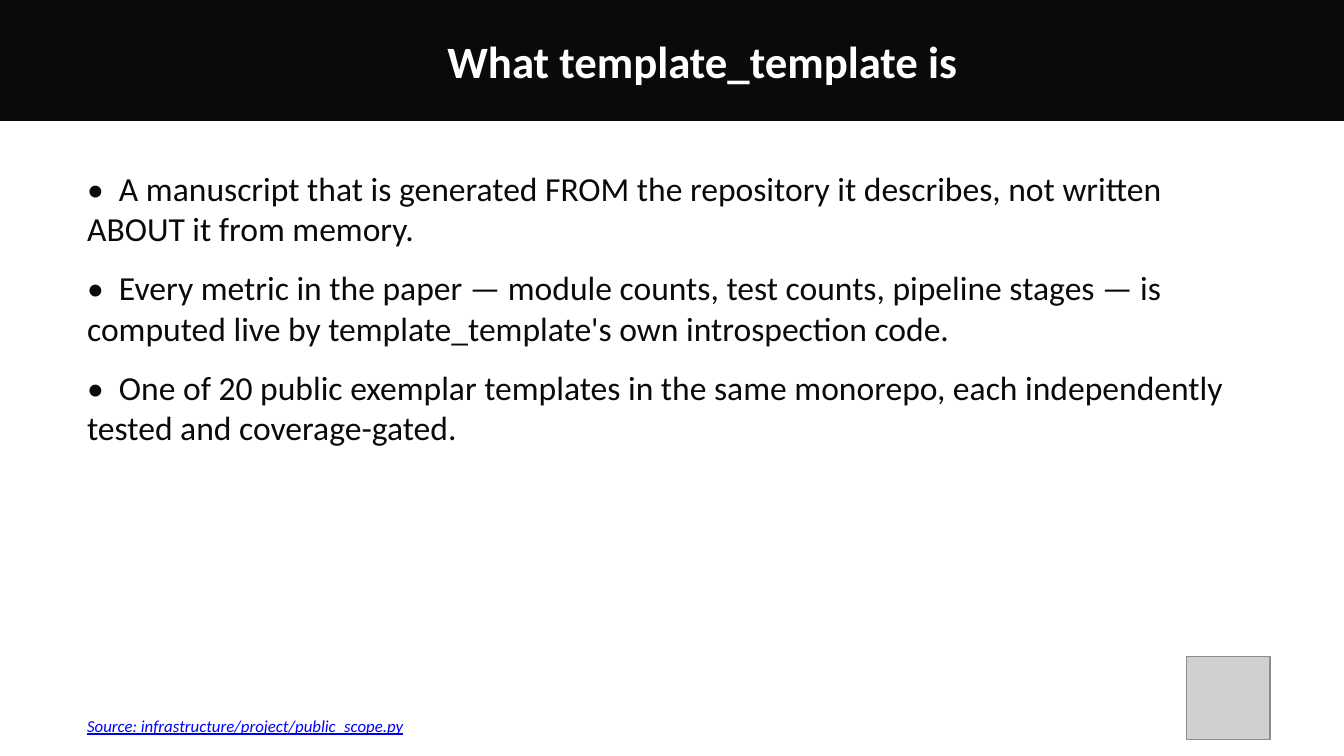
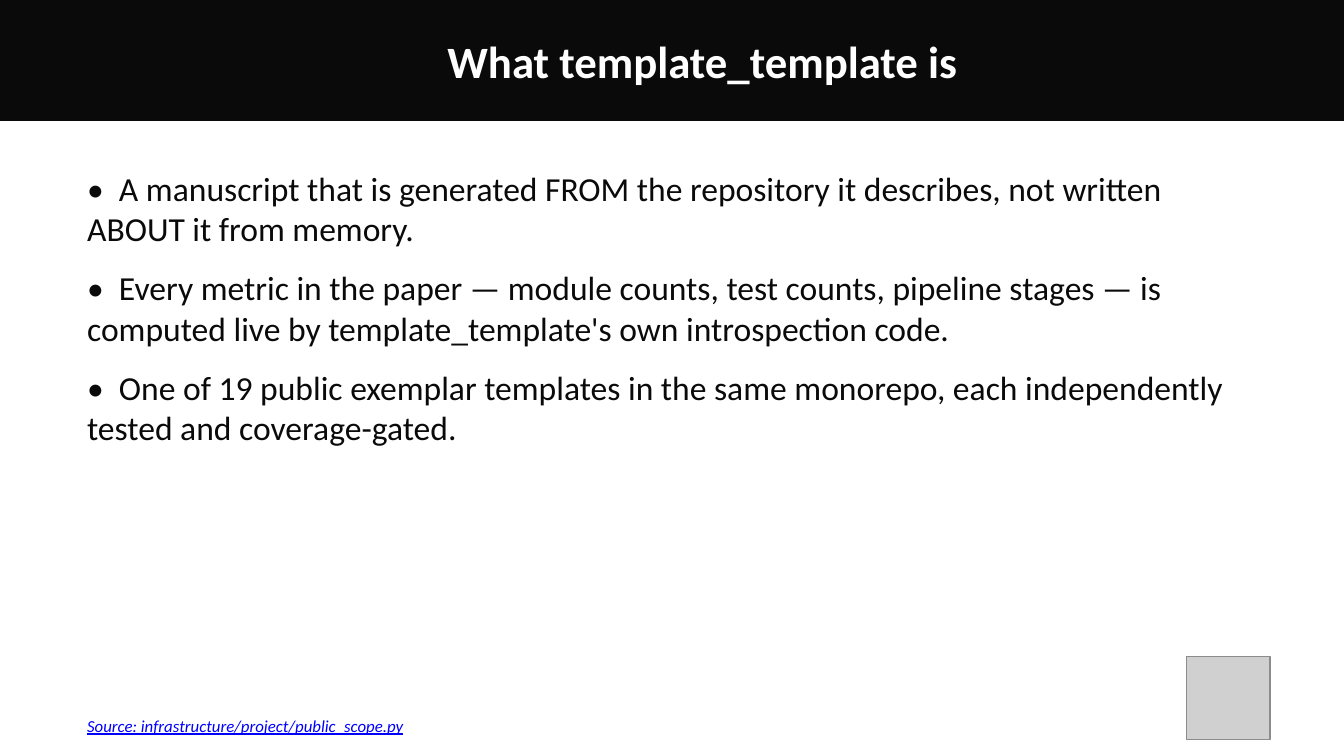
Before and after one commit to docxology/template-pitch-deck, a slide deck: slide 7 of output/pptx/template_template_pitch_long.pptx. Drawn at 1344x756 pixels with LibreOffice and Linux fonts; fonts in the diff are those of the drawing; grey boxes stand for pictures. Boxes give left, top, right and bottom in pixels: in the first picture for what was removed or moved away, otherwise in the second. Text is boxed around its words. In the diff, an @@ line names an element or a change of style, - is before the commit and + after.

Commit message:
v1.0.2: sync corrected 19-exemplar roster count, path-traversal hardening, project_root test fix
Re-synced from the monorepo after excluding an unrelated, unfinished
concurrent exemplar (template_formal) from the public roster — the decks
now correctly say '19 public exemplars' rather than a stale 20. Also
brings over the src/ path-traversal and stale-file-cleanup hardening from
the monorepo's red-team pass, and fixes project_root()'s test to accept
this repo's own (hyphenated) directory name.

110/110 tests passing, 98.41% coverage.

```diff
--- a/output/pptx/template_template_pitch_long.pptx
+++ b/output/pptx/template_template_pitch_long.pptx
@@ text at [87,376,1222,446]: text changed @@
-• One of 20 public exemplar templates in the same monorepo, each independently tested and coverage-gated.
+• One of 19 public exemplar templates in the same monorepo, each independently tested and coverage-gated.
```
Also in this commit, not shown: 3 other slides changed, 27 other files.
